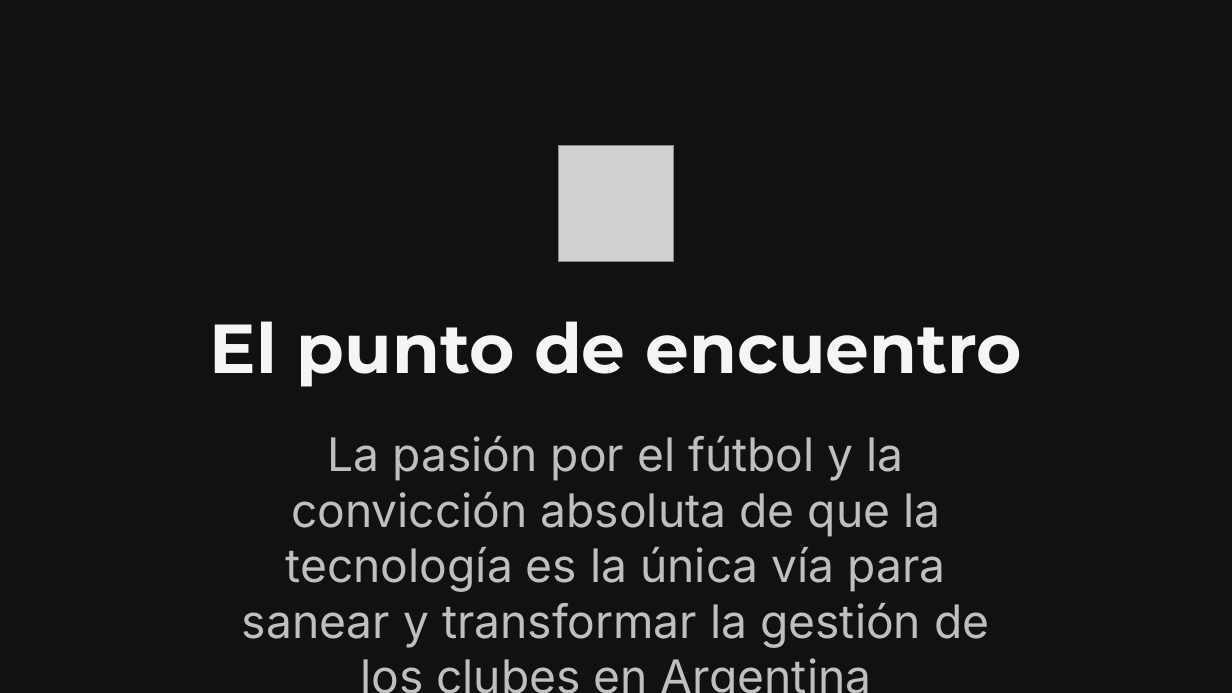
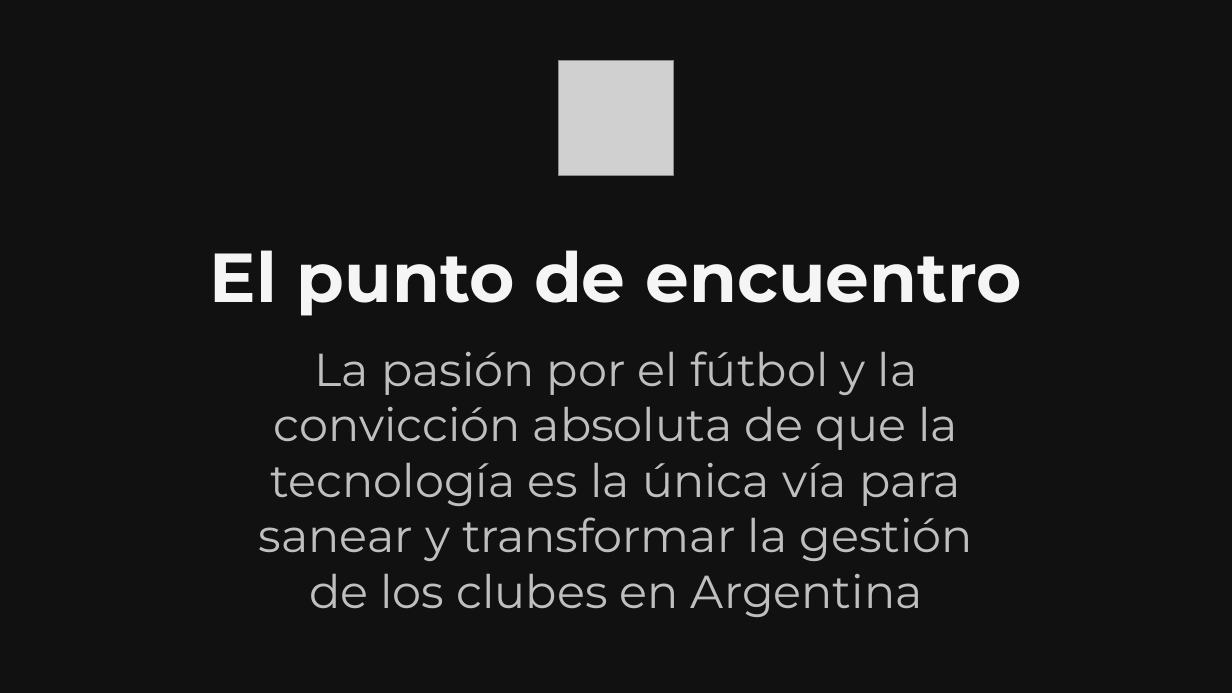
Before and after one commit to TrabajoProfesional-AGGZ/documentacion, a slide deck: slide 4 of entrega_final/defensa/Presentacion_SocioUnido.pptx. Drawn at 1232x693 pixels with LibreOffice and Linux fonts; fonts in the diff are those of the drawing; grey boxes stand for pictures; background and template pictures are left out. Boxes give left, top, right and bottom in pixels: in the first picture for what was removed or moved away, otherwise in the second. Text is boxed around its words. In the diff, an @@ line names an element or a change of style, - is before the commit and + after.

```diff
--- a/entrega_final/defensa/Presentacion_SocioUnido.pptx
+++ b/entrega_final/defensa/Presentacion_SocioUnido.pptx
@@ picture: place and size @@
-picture at (558,146,674,262)
+picture at (558,60,674,176)
@@ text "El punto de encuentro": place and size @@
-text "El punto de encuentro" at (210,321,1022,387)
+text "El punto de encuentro" at (210,250,1022,316)
@@ text "El punto de encuentro" at (210,250,1022,316): line spacing 57.6pt to 1.07 @@
@@ text "La pasión por el fútbol ...": place and size @@
-text "La pasión por el fútbol ..." at (242,436,989,648)
+text "La pasión por el fútbol ..." at (259,351,973,617)
@@ text "La pasión por el fútbol ..." at (259,351,973,617): font Inter to Montserrat @@
```
Also in this commit, not shown: 18 other slides changed, 3 slides added, 2 slides removed, 2 other files.
